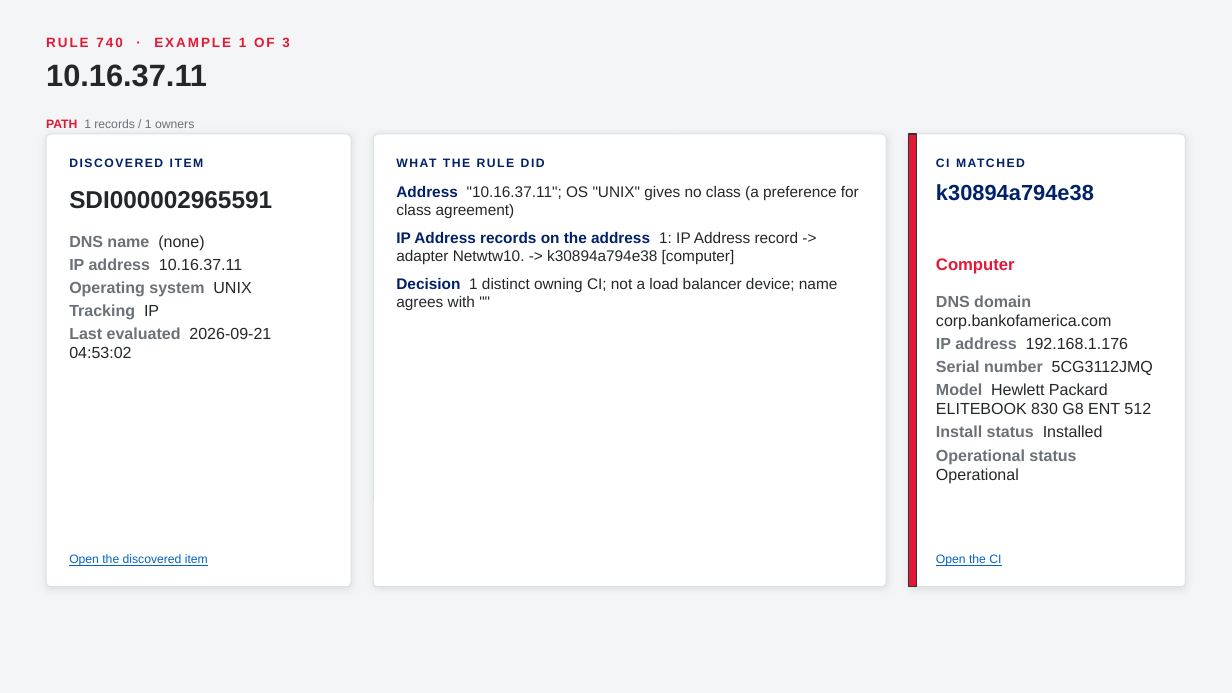
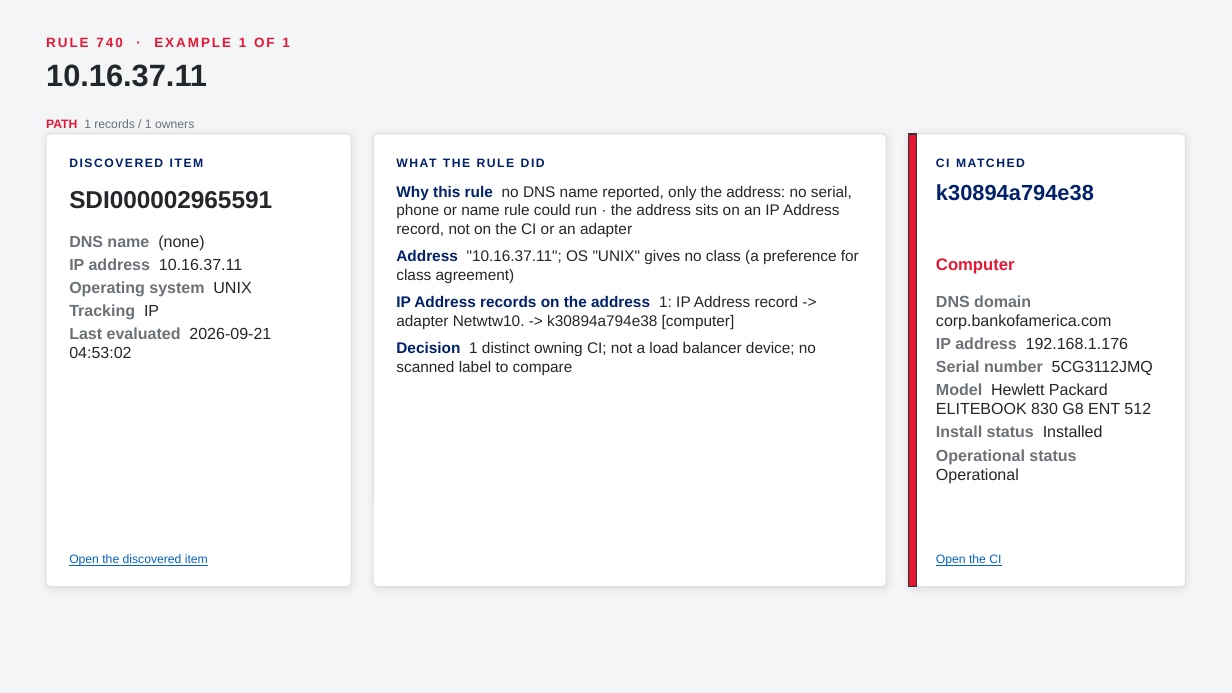
Before and after one commit to singhmihir/py, a slide deck: slide 77 of stories/qualys-ci-lookup-rules/Qualys CI Lookup Rules - CMDB Team Demo.pptx (slide 82 before the commit). Drawn at 1232x693 pixels with LibreOffice and Linux fonts; fonts in the diff are those of the drawing. Boxes give left, top, right and bottom in pixels: in the first picture for what was removed or moved away, otherwise in the second. Text is boxed around its words. In the diff, an @@ line names an element or a change of style, - is before the commit and + after.

```diff
--- a/stories/qualys-ci-lookup-rules/Qualys CI Lookup Rules - CMDB Team Demo.pptx
+++ b/stories/qualys-ci-lookup-rules/Qualys CI Lookup Rules - CMDB Team Demo.pptx
@@ text at [46,37,289,47]: text changed @@
-RULE 740 · EXAMPLE 1 OF 3
+RULE 740 · EXAMPLE 1 OF 1
@@ text at [396,186,852,237]: paragraph added @@
+1. Why this rule no DNS name reported, only the address: no serial, phone or name rule could run · the address sits on an IP Address record, not on the CI or an adapter
@@ text at [396,342,816,375]: text changed @@
-3. Decision 1 distinct owning CI; not a load balancer device; name agrees with ""
+4. Decision 1 distinct owning CI; not a load balancer device; no scanned label to compare
```
Also in this commit, not shown: 54 other slides changed, 1 slide added, 8 slides removed, 5 other files.
